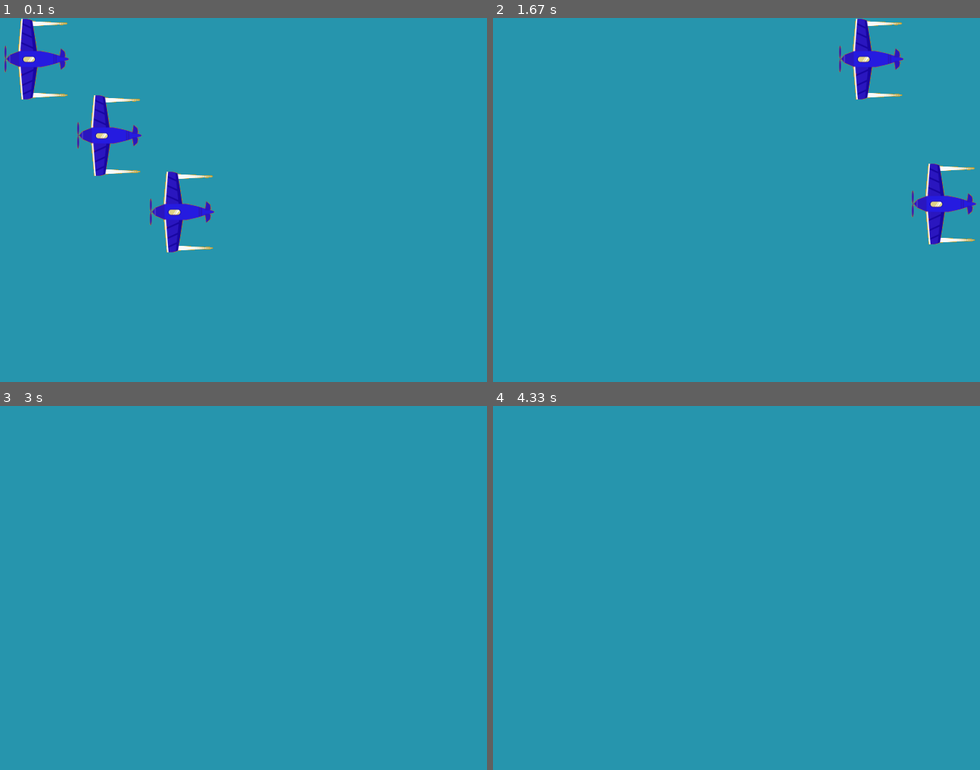
Above: before the commit, frames 1-4 (two rows, left to right).
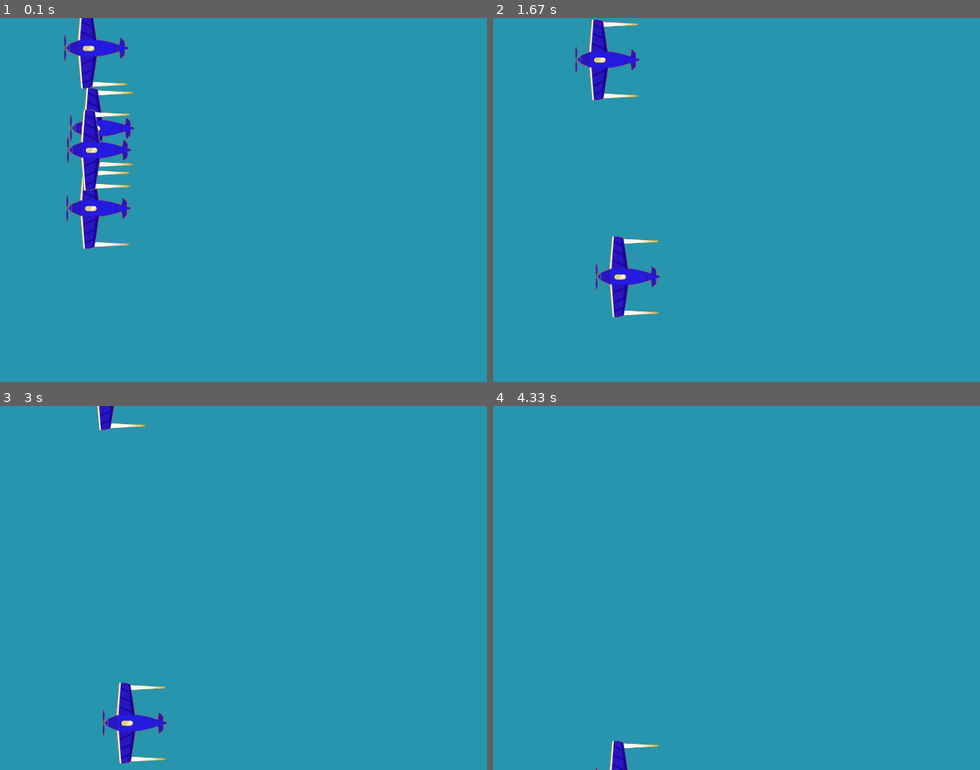
Above: after the commit, the same moments.

Repository: artzhemch/pygame_project
Game: pygame game, started from main.py
Same seed, same stepped clock (60 frames per second), same inputs: the game is played once before the commit and once after it.
Inputs:
- Up to frame 1 (0.1 s): no input
- Up to frame 2 (1.67 s): no input
- Up to frame 3 (3 s): no input
- Up to frame 4 (4.33 s): no input

The runs differ from the first frame. In frame 1, 6.6% of the frame differs, in the area x 0-45%, y 0-65%; in frame 2, 4.8%; in frame 3, 1.5%; in frame 4, 0.3%.

Commit message:
Столкновения, группы спрайтов

Diff:
--- a/entity_class.py
+++ b/entity_class.py
@@ -1,12 +1,14 @@
 import pygame
 from image_processing import load_image
 import random
-
+from collections import defaultdict
 
 class Entity(pygame.sprite.Sprite):
     """Класс для всех сущностей"""
     image = None  # Изображение для всех экземпляров класса
-    image_name = 'player_plane.png'
+    image_name = 'player_plane.png'  # Имя изображения
+    all_sprites = None  # Все спрайты
+    sprite_groups = defaultdict(pygame.sprite.Group)  # Группы спрайтов по alliance
 
     def __init__(self, *group, alliance: int = 0, x: int, y: int, v_x: int = 0, v_y: int = 0):
         """alliance: какой команде принадлежит объект
@@ -16,12 +18,33 @@
         print(self.__class__)
         if not self.__class__.image:
             self.__class__.image = load_image(self.__class__.image_name)
+        self.add(Entity.sprite_groups[alliance])
+        if not Entity.all_sprites:
+            Entity.all_sprites = group
         self.image = self.__class__.image
         self.rect = self.image.get_rect()
         self.rect.x, self.rect.y = x, y
         self.v_x = v_x
         self.v_y = v_y
+        self.alliance = alliance
 
     def update(self):
-        self.rect.x -= self.v_x
-        self.rect.y -= self.v_y
+        self.rect = self.rect.move(self.v_x, self.v_y)
+        for ally, sprite_group in Entity.sprite_groups.items():
+            if ally == self.alliance:
+                pass
+                #continue
+            collides = pygame.sprite.spritecollide(self, sprite_group, False)
+            if len(collides) > 1:
+                for i in collides:
+                    print(i)
+                    self.get_hit(i)
+                #self.rect = self.rect.move(10, 10)
+
+    def get_hit(self, other):
+        if self is other:
+            return
+        self.rect = self.rect.move(1, 0)
+        pass
+        #for i in pygame.sprite.spritecollide(self, Entity.all_sprites, False):
+        #    print(i)
--- a/main.py
+++ b/main.py
@@ -14,7 +14,8 @@
     all_sprites = pygame.sprite.Group()
     for i in range(3):
         # Entity(all_sprites)
-        Plane(all_sprites, x=100 * i, y=100 * i, v_x=-5, v_y=-i)
+        Plane(all_sprites, x=100, y=100 * i, v_x=0, v_y=-3 + 2 * i)
+    Plane(all_sprites, x=100, y=100, v_x=0, v_y=5)
 
     running = True
     while running:
--- a/plane_class.py
+++ b/plane_class.py
@@ -5,7 +5,3 @@
     image_name = 'enemy_plane.png'
     def __init__(self, *group, x: int, y: int, v_x: int = 0, v_y: int = 0):
         super().__init__(*group, x=x, y=y, v_x=v_x, v_y=v_y)
-
-    def update(self):
-        self.rect.x -= self.v_x
-        self.rect.y -= self.v_y
